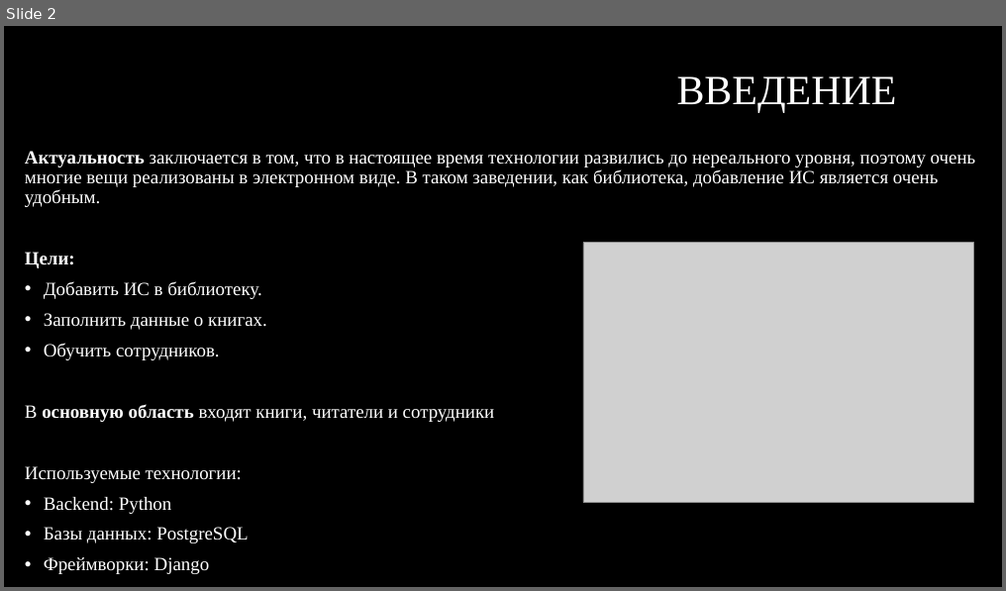
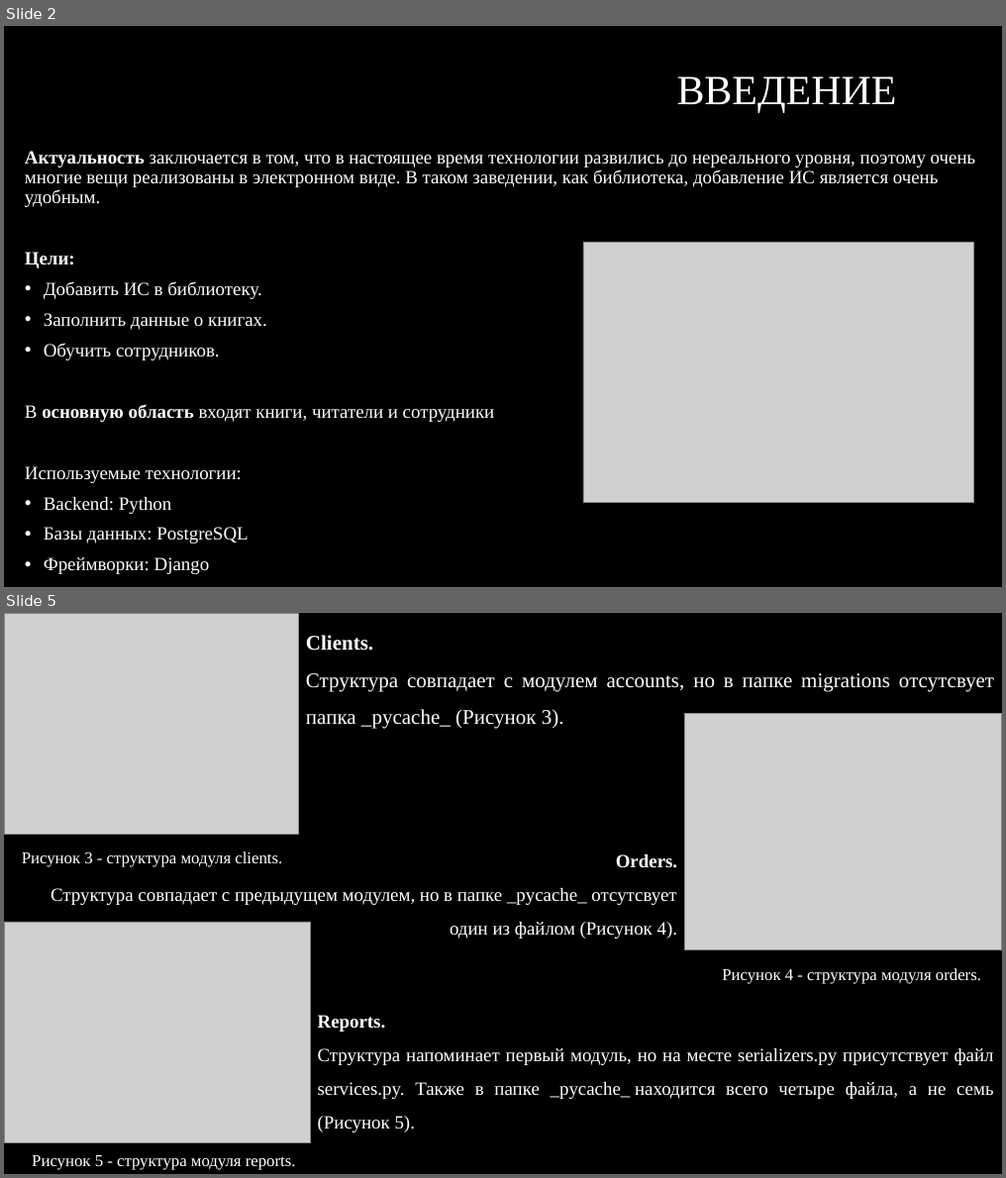
Before and after one commit to n1lhsss/YP04, a slide deck: Презентация Microsoft PowerPoint.pptx. Shown one above the other, each under a label of ours: slide 2 before the commit, slides 2 and 5 after it; the slides between them are not shown. The pictures are 1006x591 and 1006x1178 pixels, drawn with LibreOffice and Linux fonts; fonts in the diff are those of the drawing; grey boxes stand for pictures; background and template pictures are left out. Boxes give left, top, right and bottom in pixels: in the first picture for what was removed or moved away, otherwise in the second. Text is boxed around its words. In the diff, an @@ line names an element or a change of style, - is before the commit and + after.

```diff
--- a/Презентация Microsoft PowerPoint.pptx
+++ b/Презентация Microsoft PowerPoint.pptx
@@ slide 5 added at box(4, 613, 1002, 1174), background #000000 @@
@@ picture added at box(4, 613, 298, 834) @@
@@ text added at box(306, 635, 994, 729), 20 pt, text #FFFFFF @@
+Clients.
+Структура совпадает с модулем accounts, но в папке migrations отсутсвует папка _pycache_ (Рисунок 3).
@@ picture added at box(685, 713, 1002, 951) @@
@@ text added at box(22, 852, 282, 867), 16 pt, text #FFFFFF @@
+Рисунок 3 - структура модуля clients.
@@ text added at box(51, 855, 677, 939), 18 pt, text #FFFFFF @@
+Orders.
+Структура совпадает с предыдущем модулем, но в папке _pycache_ отсутсвует один из файлом (Рисунок 4).
@@ picture added at box(4, 922, 310, 1143) @@
@@ text added at box(722, 968, 981, 984), 16 pt, text #FFFFFF @@
+Рисунок 4 - структура модуля orders.
@@ text added at box(318, 1015, 994, 1133), 18 pt, text #FFFFFF @@
+Reports.
+Структура напоминает первый модуль, но на месте serializers.py присутствует файл services.py. Также в папке _pycache_ находится всего четыре файла, а не семь (Рисунок 5).
@@ text added at box(32, 1156, 296, 1170), 16 pt, text #FFFFFF @@
+Рисунок 5 - структура модуля reports.
```
Also in this commit, not shown: 8 slides changed, 3 other slides added, 2 other files.
